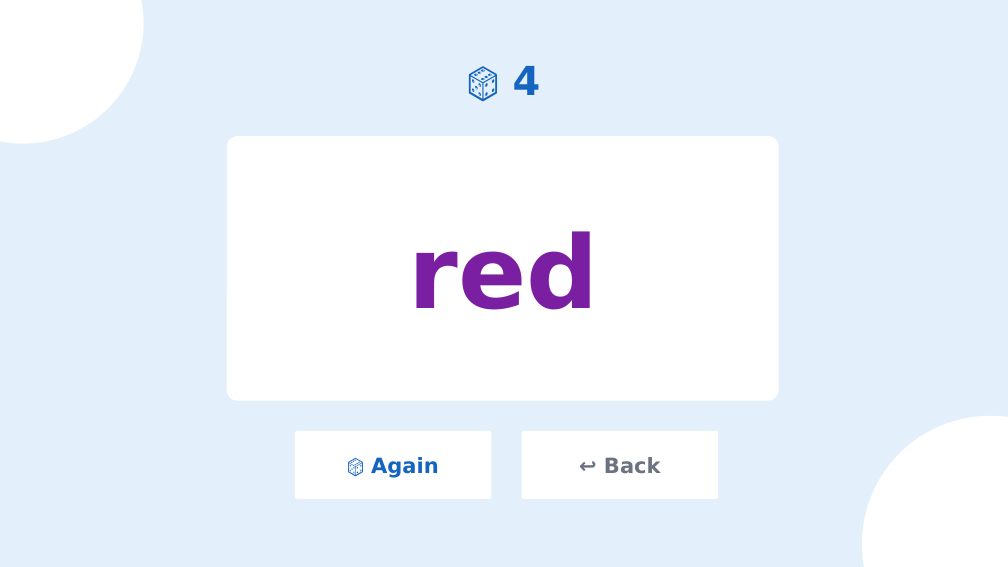
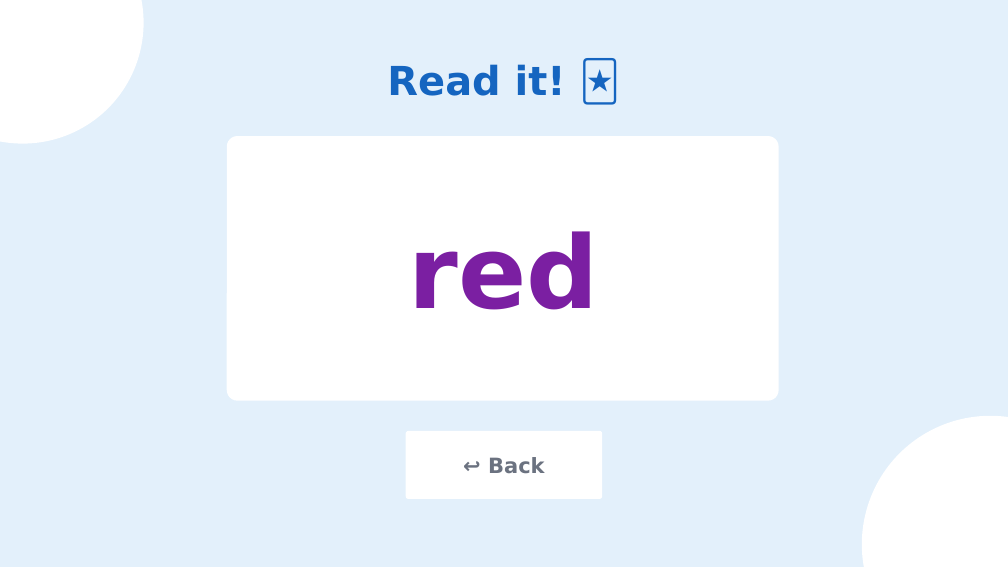
Before and after one commit to wowspeakschool-lang/classroom, a slide deck: slide 22 of builds/sm0/u0/Unit 0 Lesson 6.pptx. Drawn at 1008x567 pixels with LibreOffice and Linux fonts; fonts in the diff are those of the drawing. Boxes give left, top, right and bottom in pixels: in the first picture for what was removed or moved away, otherwise in the second. Text is boxed around its words. In the diff, an @@ line names an element or a change of style, - is before the commit and + after.

```diff
--- a/builds/sm0/u0/Unit 0 Lesson 6.pptx
+++ b/builds/sm0/u0/Unit 0 Lesson 6.pptx
@@ text at (387,64,566,96): text changed @@
-🎲 4
+Read it! 🃏
@@ rounded rectangle removed at (295,431,492,499) @@
-🎲 Again
@@ rounded rectangle "↩ Back": place and size @@
-rounded rectangle "↩ Back" at (522,431,718,499)
+rounded rectangle "↩ Back" at (406,431,603,499)
```
Also in this commit, not shown: 16 other slides changed, 1 slide added, 1 slide removed, 2 other files.
